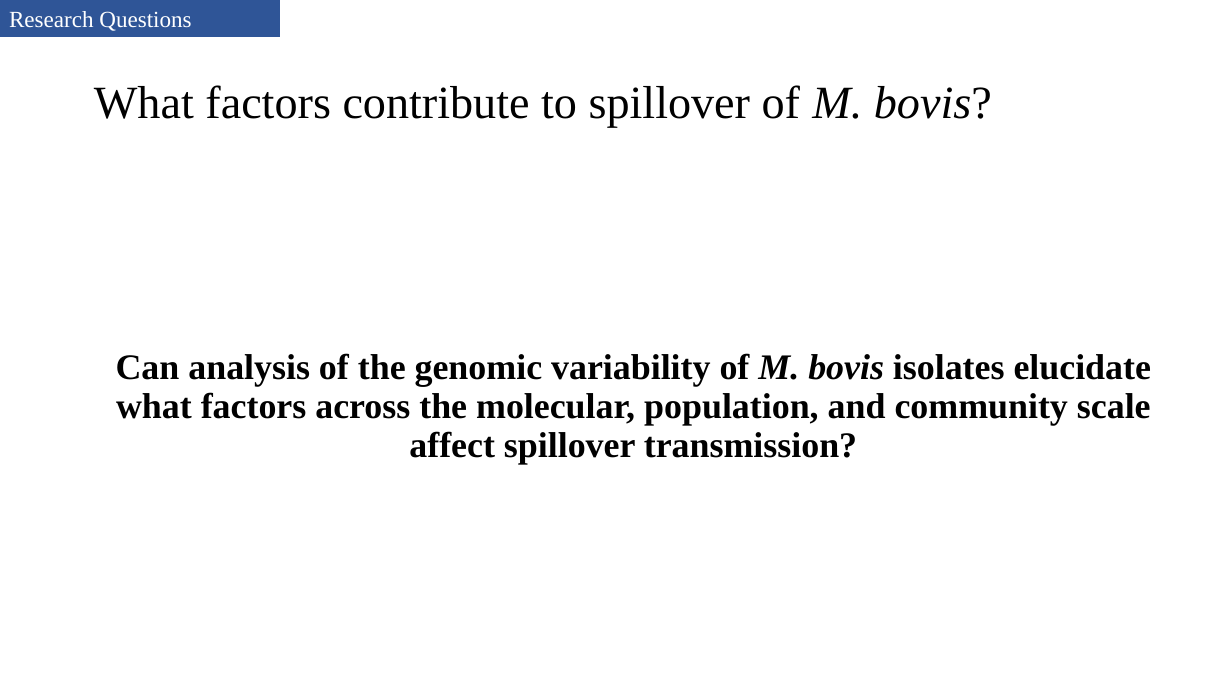
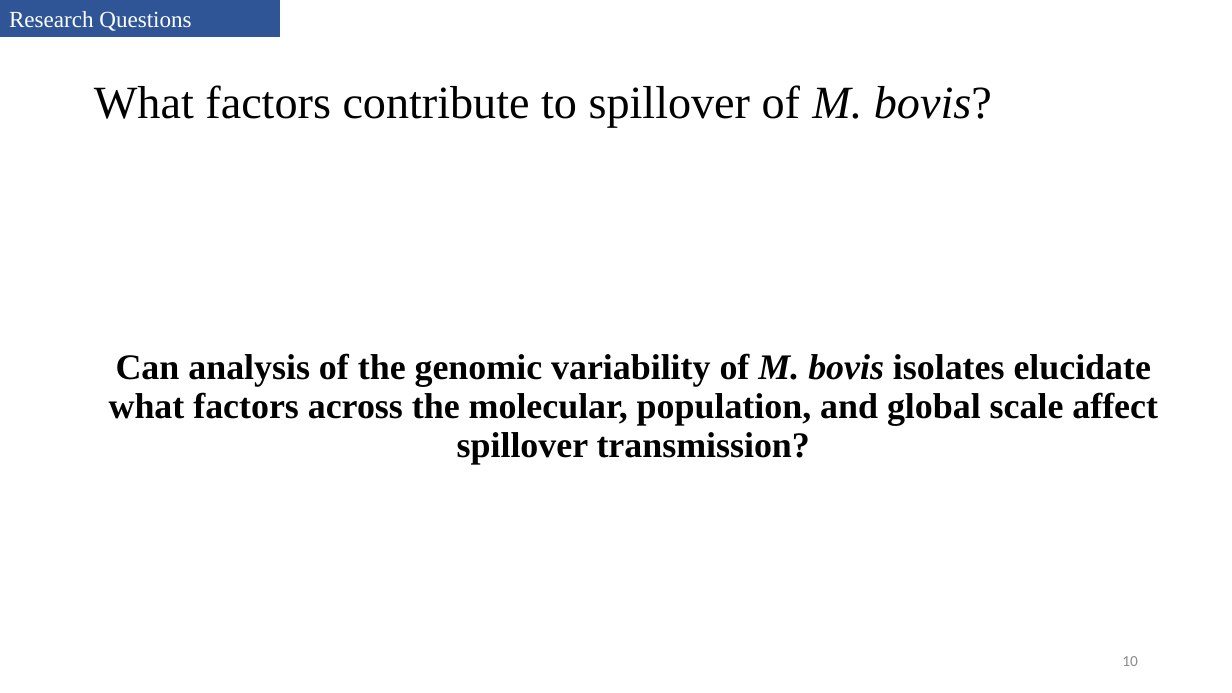
Before and after one commit to salvadorlab/Bovis-PangenomeOfReservoirs, a slide deck: slide 10 of Resources/2021_committeemeeting.pptx. Drawn at 1232x693 pixels with LibreOffice and Linux fonts; fonts in the diff are those of the drawing. Boxes give left, top, right and bottom in pixels: in the first picture for what was removed or moved away, otherwise in the second. Text is boxed around its words. In the diff, an @@ line names an element or a change of style, - is before the commit and + after.

```diff
--- a/Resources/2021_committeemeeting.pptx
+++ b/Resources/2021_committeemeeting.pptx
@@ text at (109,353,1158,464): text changed @@
-Can analysis of the genomic variability of M. bovis isolates elucidate what factors across the molecular, population, and community scale affect spillover transmission?
+Can analysis of the genomic variability of M. bovis isolates elucidate what factors across the molecular, population, and global scale affect spillover transmission?
@@ page number added at (1122,656,1138,666), 12 pt, text #8C8C8C @@
+10
```
Also in this commit, not shown: 21 other slides changed, 3 slides added, 1 slide removed.
